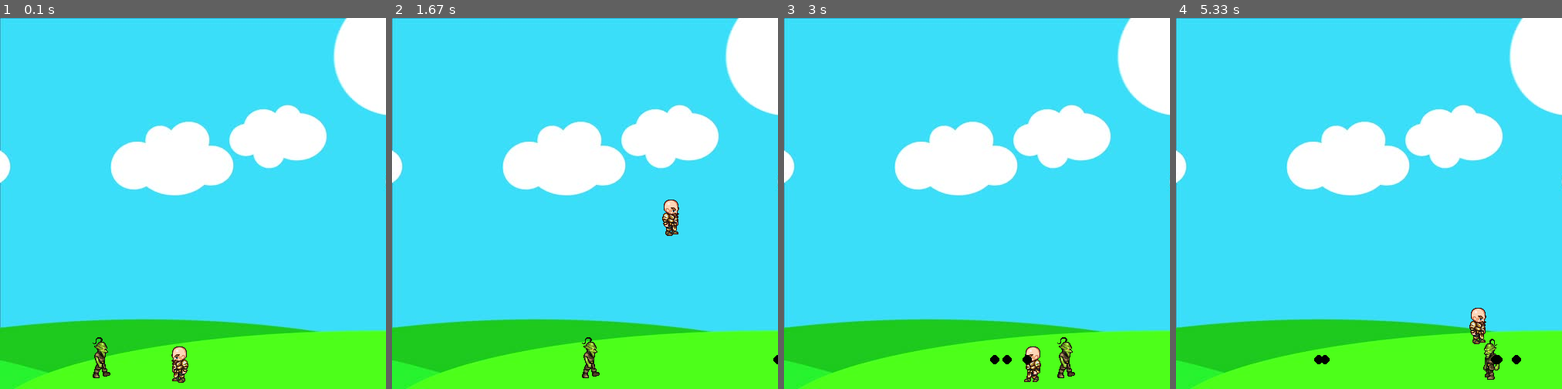
Above: before the commit, frames 1-4 (left to right).
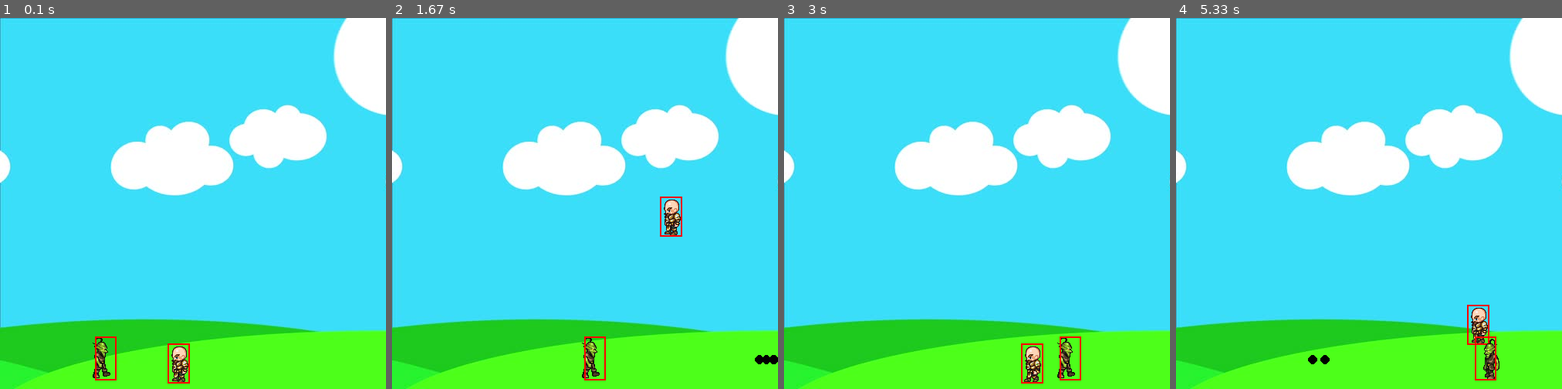
Above: after the commit, the same moments.

Repository: purplehippo911/firstPygame
Game: pygame game, started from main.py
The game is run twice, just before and just after one commit, with the same random seed, the same clock (stepped at 60 frames per second) and the same inputs.
Inputs:
- Up to frame 1 (0.1 s): no input
- Up to frame 2 (1.67 s): hold Space 0.33-0.8 s; hold Right 0.33-0.8 s; hold Right 0.83-1.3 s; tap Space at 0.9, 1.2, 1.4 s; hold Up 1.33-1.63 s
- Up to frame 3 (3 s): hold Right 1.67-2.13 s; tap Space at 1.73, 2.03, 2.23, 2.53, 2.8 s; hold Left 2.17-2.7 s; hold Left from 2.73 s (still down)
- Up to frame 4 (5.33 s): tap Space at 3.1, 3.23, 3.63, 3.93, 4.3, 4.6, 4.8, 5.1, 5.3 s; release Left at 3.13 s; hold Up 3.17-3.53 s; hold Right 3.57-4.2 s; hold Left 4.23-4.7 s; hold Right 4.73-5.2 s; hold Up from 5.23 s (still down)

The runs differ from the first frame. In frame 1, 0.3% of the frame differs, in the area x 24-50%, y 85-99%; in frame 2, 0.6%; in frame 3, 0.4%; in frame 4, 0.6%, in the area x 34-90%, y 77-98%.

Commit message:
added hitboxes and collision🎇

Diff:
--- a/enemy.py
+++ b/enemy.py
@@ -16,6 +16,7 @@
         self.path = [self.x, self.end]
         self.walkCount = 0
         self.vel = 3
+        self.hitbox = (self.x + 17, self.y + 2, 28, 57)
 
     def draw(self, win):
         self.move()
@@ -28,6 +29,8 @@
         else:
             win.blit(self.walkLeft[self.walkCount // 3], (self.x, self.y))
             self.walkCount += 1
+        self.hitbox = (self.x + 17, self.y + 2, 28, 57)
+        pygame.draw.rect(win, (255, 0, 0), self.hitbox, 2)
 
     def move(self):
         if self.vel > 0:
@@ -42,3 +45,6 @@
             else:
                 self.vel = self.vel * -1
                 self.walkCount = 0
+
+    def hit(self):
+        print("Enemy killed")
--- a/main.py
+++ b/main.py
@@ -19,7 +19,7 @@
 
 def redrawGameWindow():
     win.blit(bg, (0, 0))
-    player.draw(win)
+    man.draw(win)
     goblin.draw(win)
     for bullet in bullets:
         bullet.draw(win)
@@ -27,69 +27,79 @@
     pygame.display.update()
 
 
-# main loop
-player = Player(200, 410, 64, 64)
+# mainloop
+man = Player(200, 410, 64, 64)
 goblin = Enemy(100, 410, 64, 64, 450)
+shootLoop = 0
 bullets = []
 run = True
 while run:
     clock.tick(27)
+
+    if shootLoop > 0:
+        shootLoop += 1
+    if shootLoop > 3:
+        shootLoop = 0
 
     for event in pygame.event.get():
         if event.type == pygame.QUIT:
             run = False
 
     for bullet in bullets:
-        if bullet.x < screen_width and bullet.x > 0:
-            bullet.x += bullet.vel  # Moves the bullet by its vel
+        if bullet.y - bullet.radius < goblin.hitbox[1] + goblin.hitbox[3] and bullet.y + bullet.radius > goblin.hitbox[1]:
+            if bullet.x + bullet.radius > goblin.hitbox[0] and bullet.x - bullet.radius < goblin.hitbox[0] + goblin.hitbox[2]:
+                goblin.hit()
+                bullets.pop(bullets.index(bullet))
+
+        if bullet.x < 500 and bullet.x > 0:
+            bullet.x += bullet.vel
         else:
-            # This will remove the bullet if it is off the screen
             bullets.pop(bullets.index(bullet))
 
     keys = pygame.key.get_pressed()
 
-    if keys[pygame.K_SPACE]:
-        if player.left:
+    if keys[pygame.K_SPACE] and shootLoop == 0:
+        if man.left:
             facing = -1
         else:
             facing = 1
 
-        if len(bullets) < 5:  # This will make sure we cannot exceed 5 bullets on the screen at once
-            bullets.append(Projectile(round(player.x + player.width//2),
-                           round(player.y + player.height // 2), 6, (0, 0, 0), facing))
-        # This will create a bullet starting at the middle of the character
+        if len(bullets) < 5:
+            bullets.append(Projectile(round(man.x + man.width // 2),
+                           round(man.y + man.height//2), 6, (0, 0, 0), facing))
 
-    if keys[pygame.K_LEFT] and player.x > player.vel:
-        player.x -= player.vel
-        player.left = True
-        player.right = False
-        player.standing = False
-    elif keys[pygame.K_RIGHT] and player.x < screen_width - player.width - player.vel:
-        player.x += player.vel
-        player.right = True
-        player.left = False
-        player.standing = False
+        shootLoop = 1
+
+    if keys[pygame.K_LEFT] and man.x > man.vel:
+        man.x -= man.vel
+        man.left = True
+        man.right = False
+        man.standing = False
+    elif keys[pygame.K_RIGHT] and man.x < 500 - man.width - man.vel:
+        man.x += man.vel
+        man.right = True
+        man.left = False
+        man.standing = False
     else:
-        player.standing = True
-        player.walkCount = 0
+        man.standing = True
+        man.walkCount = 0
 
-    if not (player.isJump):
-        # if keys[pygame.K_UP] and player.y > player.vel:
-        #     player.y -= player.vel
-        # if keys[pygame.K_DOWN] and player.y < screen_height - player.height - player.vel:
-        #     player.y += player.vel
+    if not (man.isJump):
         if keys[pygame.K_UP]:
-            player.isJump = True
+            man.isJump = True
+            man.right = False
+            man.left = False
+            man.walkCount = 0
     else:
-        if player.jumpCount >= -10:
+        if man.jumpCount >= -10:
             neg = 1
-            if player.jumpCount < 0:
+            if man.jumpCount < 0:
                 neg = -1
-            player.y -= (player.jumpCount ** 2) * 0.5 * neg
-            player.jumpCount -= 1
+            man.y -= (man.jumpCount ** 2) * 0.5 * neg
+            man.jumpCount -= 1
         else:
-            player.isJump = False
-            player.jumpCount = 10
+            man.isJump = False
+            man.jumpCount = 10
 
     redrawGameWindow()
 
--- a/player.py
+++ b/player.py
@@ -20,6 +20,7 @@
         self.right = False
         self.walkCount = 0
         self.standing = True
+        self.hitbox = (self.x + 17, self.y, 28, 60)
 
     def draw(self, win):
         if self.walkCount + 1 >= 27:
@@ -37,3 +38,5 @@
                 win.blit(self.walkRight[0], (self.x, self.y))
             else:
                 win.blit(self.walkLeft[0], (self.x, self.y))
+        self.hitbox = (self.x + 17, self.y + 11, 29, 52)
+        pygame.draw.rect(win, (255, 0, 0), self.hitbox, 2)
